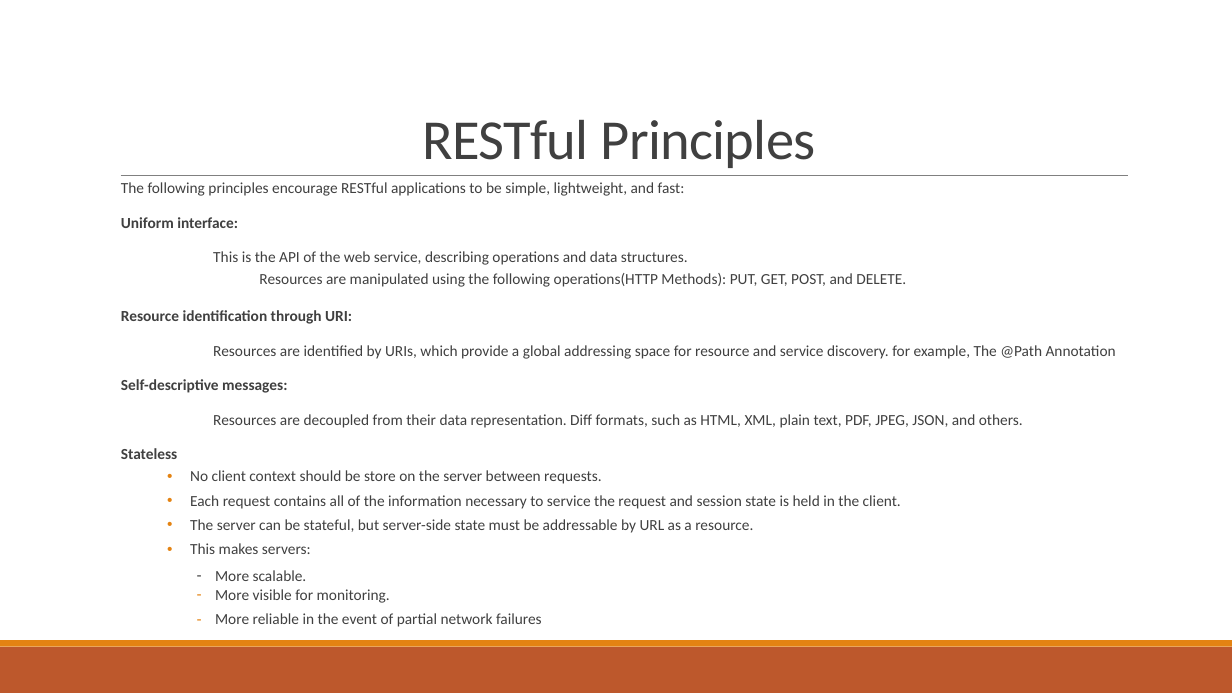
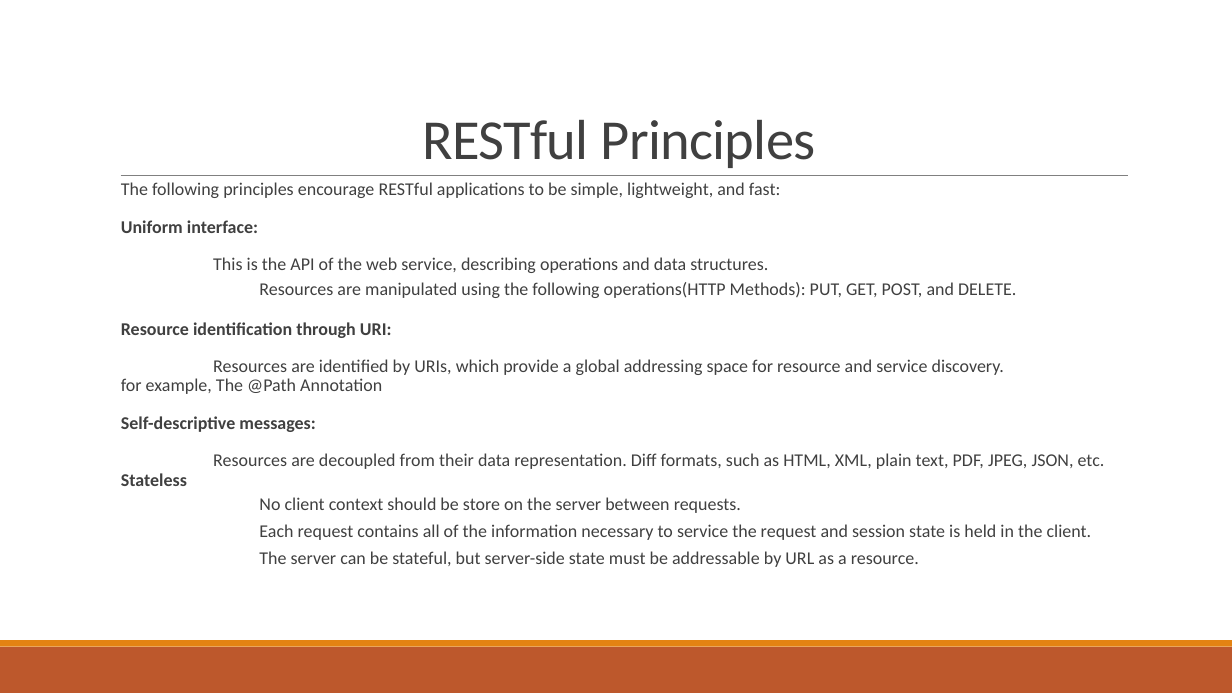
Before and after one commit to balacode/mydoc, a slide deck: slide 5 of REST PPT.pptx. Drawn at 1232x693 pixels with LibreOffice and Linux fonts; fonts in the diff are those of the drawing. Boxes give left, top, right and bottom in pixels: in the first picture for what was removed or moved away, otherwise in the second. Text is boxed around its words. In the diff, an @@ line names an element or a change of style, - is before the commit and + after.

```diff
--- a/REST PPT.pptx
+++ b/REST PPT.pptx
@@ text at (x1=121, y1=182, x2=1092, y2=567): size 12 to 14 pt in "The following principles encourage RESTful applications to ...", "Uniform interface:", "This is the API of the web ...", "Resources are manipulated using the following operations(HTT ..." and 6 more places; bullet • to none @@
@@ text at (x1=213, y1=453, x2=1105, y2=469): text changed; size 12 to 14 pt @@
-Resources are decoupled from their data representation. Diff formats, such as HTML, XML, plain text, PDF, JPEG, JSON, and others.
-Stateless
+Resources are decoupled from their data representation. Diff formats, such as HTML, XML, plain text, PDF, JPEG, JSON, etc. Stateless
@@ text at (x1=190, y1=543, x2=311, y2=581): paragraphs removed @@
-  • This makes servers:
-        ‐ More scalable.
-        ‐ More visible for monitoring.
-        ‐ More reliable in the event of partial network failures
```
Also in this commit, not shown: 14 other slides changed, 1 other file.
